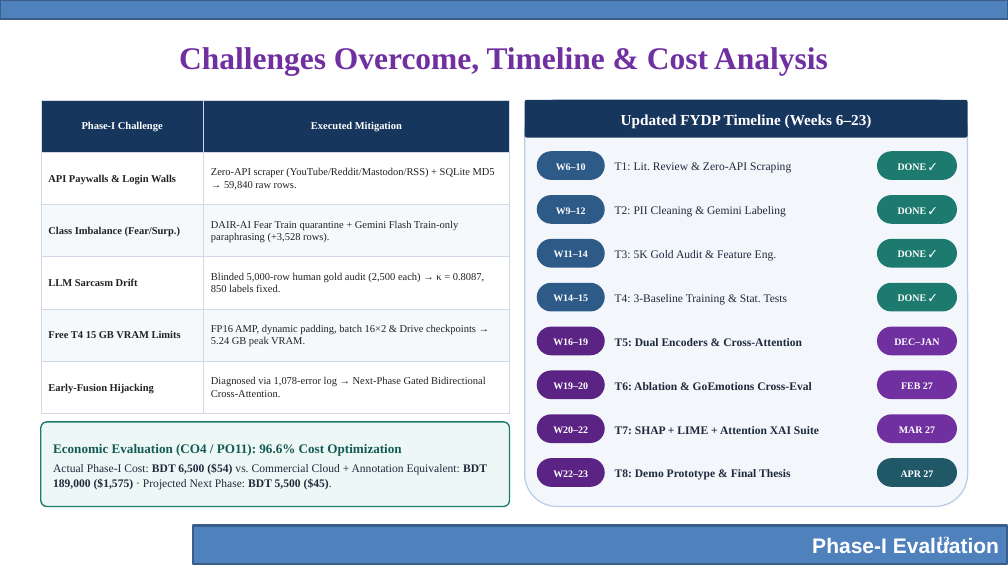
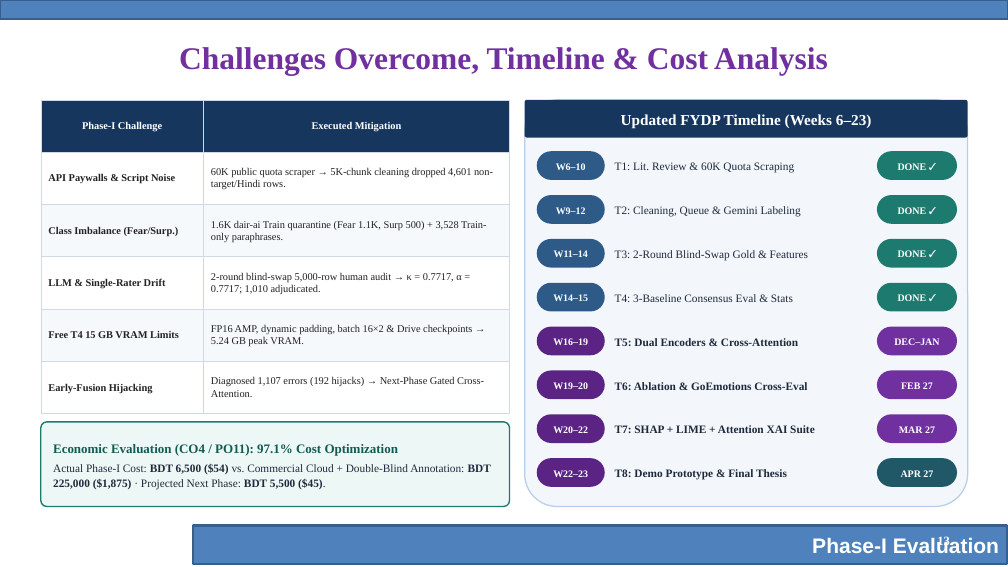
Before and after one commit to ragibcs/AffectFusion, a slide deck: slide 13 of docs/phase_1/AffectFusion_Phase-I_Evaluation.pptx. Drawn at 1008x567 pixels with LibreOffice and Linux fonts; fonts in the diff are those of the drawing; background and template pictures are left out. Boxes give left, top, right and bottom in pixels: in the first picture for what was removed or moved away, otherwise in the second. Text is boxed around its words. In the diff, an @@ line names an element or a change of style, - is before the commit and + after.

Commit message:
Update Phase-I to v4 methodology and Round-2 Blind-Swap Consensus Gold (kappa 0.7717, alpha 0.7717)

```diff
--- a/docs/phase_1/AffectFusion_Phase-I_Evaluation.pptx
+++ b/docs/phase_1/AffectFusion_Phase-I_Evaluation.pptx
@@ table at (x1=41, y1=100, x2=510, y2=414) @@
-row 2, column 1: API Paywalls & Login Walls
+row 2, column 1: API Paywalls & Script Noise
-row 2, column 2: Zero-API scraper (YouTube/Reddit/Mastodon/RSS) + SQLite MD5 → 59,840 raw rows.
+row 2, column 2: 60K public quota scraper → 5K-chunk cleaning dropped 4,601 non-target/Hindi rows.
-row 3, column 2: DAIR-AI Fear Train quarantine + Gemini Flash Train-only paraphrasing (+3,528 rows).
+row 3, column 2: 1.6K dair-ai Train quarantine (Fear 1.1K, Surp 500) + 3,528 Train-only paraphrases.
-row 4, column 1: LLM Sarcasm Drift
+row 4, column 1: LLM & Single-Rater Drift
-row 4, column 2: Blinded 5,000-row human gold audit (2,500 each) → κ = 0.8087, 850 labels fixed.
+row 4, column 2: 2-round blind-swap 5,000-row human audit → κ = 0.7717, α = 0.7717; 1,010 adjudicated.
-row 6, column 2: Diagnosed via 1,078-error log → Next-Phase Gated Bidirectional Cross-Attention.
+row 6, column 2: Diagnosed 1,107 errors (192 hijacks) → Next-Phase Gated Cross-Attention.
@@ size 10 to 9.9 pt in "Phase-I Challenge", "Executed Mitigation", "Class Imbalance (Fear/Surp.)", "Free T4 15 GB VRAM Limits" and 2 more places @@
@@ text at (x1=615, y1=162, x2=794, y2=173): text changed; size 11 to 10.8 pt @@
-T1: Lit. Review & Zero-API Scraping
+T1: Lit. Review & 60K Quota Scraping
@@ text at (x1=615, y1=206, x2=801, y2=217): text changed; size 11 to 10.8 pt @@
-T2: PII Cleaning & Gemini Labeling
+T2: Cleaning, Queue & Gemini Labeling
@@ text at (x1=615, y1=250, x2=808, y2=261): text changed; size 11 to 10.8 pt @@
-T3: 5K Gold Audit & Feature Eng.
+T3: 2-Round Blind-Swap Gold & Features
@@ text at (x1=615, y1=294, x2=793, y2=302): text changed; size 11 to 10.8 pt @@
-T4: 3-Baseline Training & Stat. Tests
+T4: 3-Baseline Consensus Eval & Stats
@@ text in rounded rectangle at (x1=53, y1=444, x2=491, y2=490): text changed; size 11 to 10.8 pt @@
-Economic Evaluation (CO4 / PO11): 96.6% Cost Optimization
-Actual Phase-I Cost: BDT 6,500 ($54) vs. Commercial Cloud + Annotation Equivalent: BDT 189,000 ($1,575) · Projected Next Phase: BDT 5,500 ($45).
+Economic Evaluation (CO4 / PO11): 97.1% Cost Optimization
+Actual Phase-I Cost: BDT 6,500 ($54) vs. Commercial Cloud + Double-Blind Annotation: BDT 225,000 ($1,875) · Projected Next Phase: BDT 5,500 ($45).
@@ size 11 to 10.8 pt in 4 elements at (x1=615, y1=338, x2=798, y2=346), (x1=615, y1=382, x2=807, y2=390), (x1=615, y1=425, x2=815, y2=433), (x1=615, y1=469, x2=787, y2=480) @@
```
Also in this commit, not shown: 12 other slides changed, 35 other files.
